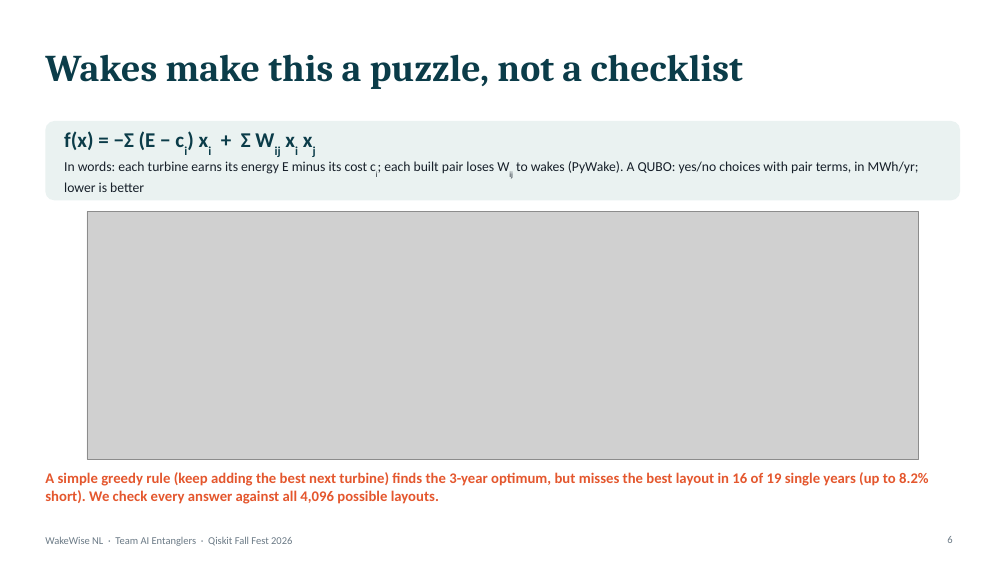
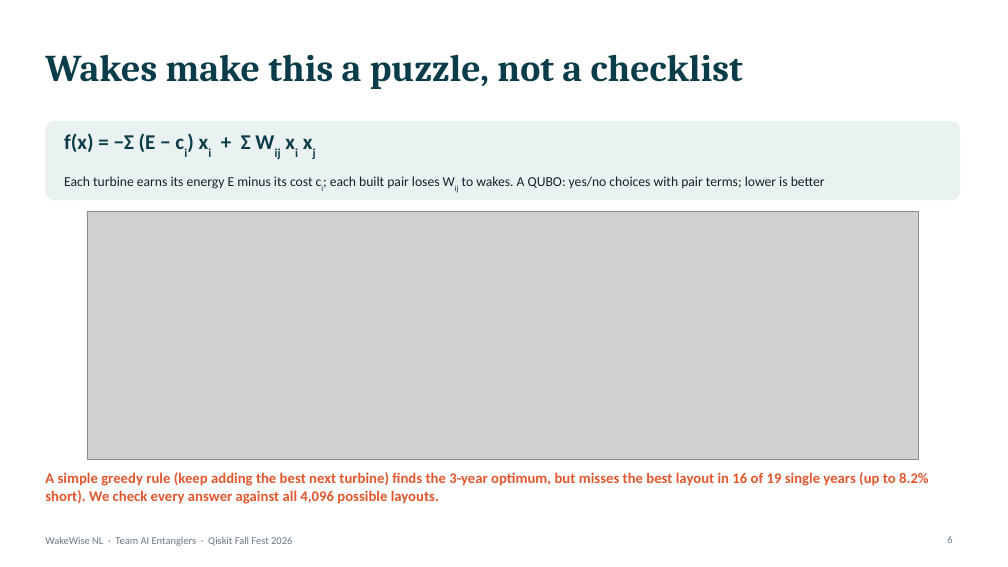
Before and after one commit to mrw-soumik/Qiskit-AI-Entanglers-, a slide deck: slide 6 of slides/WakeWise_NL_AI_Entanglers.pptx. Drawn at 1008x567 pixels with LibreOffice and Linux fonts; fonts in the diff are those of the drawing; grey boxes stand for pictures. Boxes give left, top, right and bottom in pixels: in the first picture for what was removed or moved away, otherwise in the second. Text is boxed around its words. In the diff, an @@ line names an element or a change of style, - is before the commit and + after.

```diff
--- a/slides/WakeWise_NL_AI_Entanglers.pptx
+++ b/slides/WakeWise_NL_AI_Entanglers.pptx
@@ text at (64,133,251,152): more space between paragraphs @@
@@ text at (64,176,825,189): text changed @@
-In words: each turbine earns its energy E minus its cost ci; each built pair loses Wij to wakes (PyWake). A QUBO: yes/no choices with pair terms, in MWh/yr; lower is better
+Each turbine earns its energy E minus its cost ci; each built pair loses Wij to wakes. A QUBO: yes/no choices with pair terms; lower is better
```
Also in this commit, not shown: 1 other slide changed, 1 other file.
